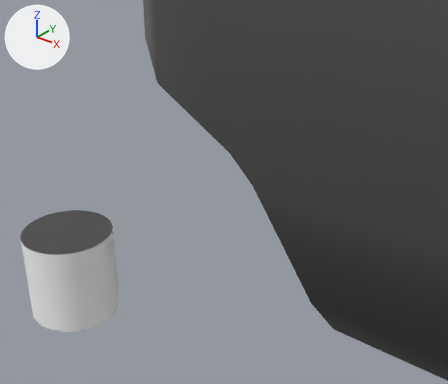
One commit to the glTF model public/models/MONTANTI/YSI03036.glb: the scene before it, then after it.
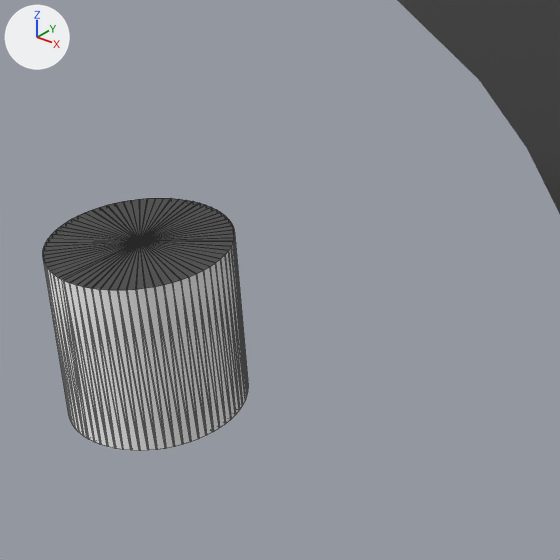
Each version is shown from a 50 mm camera at (0.00515, -0.00364, 0.00441) aimed at (0.001, 0.00155, 0.0012), then close up on the part from 0% to 60% of the width and 30% to 100% of the height. The axes (+X, +Y, +Z) are drawn at upper left. The lights are the same throughout. The last two pictures show the newer version. The close-ups show mesh edges as thin lines. Where no turn or scale is listed for an object, it has been applied to the vertices.

Objects in the first close-up: 'A-YSI03036-3', 'RULE_MIRRORPAIR_D254.507.761.1014.1268.1521-1', 'SNAP_TERRA-7'.
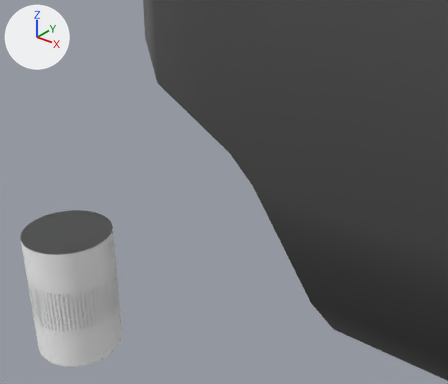
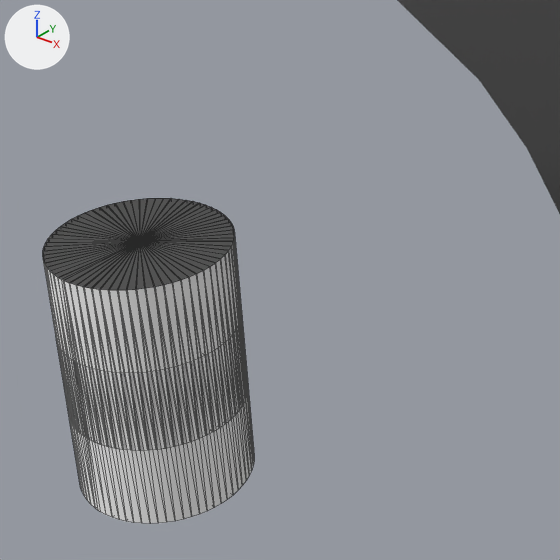
The change, as a list of edits to the scene's bpy script:
```text
Add ob_snap_terra__base_retro:
    ob_snap_terra__base_retro = bpy.data.objects.new('SNAP_TERRA__BASE_RETRO', me_mesh_1)
    ob_snap_terra__base_retro.parent = ob_glb_a_ysi03036
    ob_snap_terra__base_retro.location = (0.0, 0.0, -0.0005)
```

Pixel boxes [x1, y1, x2, y2] of what changed, in the close-ups (560 x 560 px):
'SNAP_TERRA__BASE_RETRO', added: after [56, 315, 254, 523]
